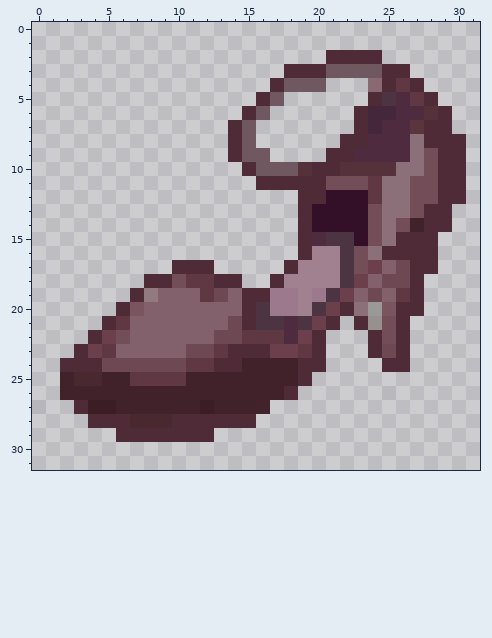
Pixel-art sprite: media/textures/item_FancyShoesRed.png. Above: the version before the commit.
The file is 32x32 pixels. Pixels under 10% opacity are left out. Colours within 5 levels of each other are drawn and written as one.
The same view after the edit:
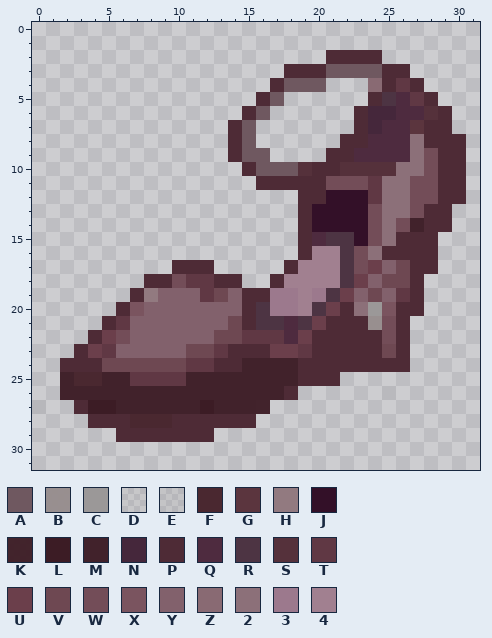
Palette (. is transparent): A #6f5860  B #988f8ffd  C #9b9898fe  D #9b9b9b21  E #9b9b9b30  F #4a2830  G #5b353e  H #927a80  J #331028  K #3c1c25f4  L #3c1c25  M #41222b  N #45273b  P #4e2b36  Q #4e2b3f  R #4d3443  S #55313b  T #603844  U #6b3f4b  V #6e4852  W #734d58  X #7a545f  Y #82616c  Z #896a73  2 #8c7079  3 #9c798d  4 #a18090
Difference:
y 21: x 22 . -> P
y 22..23: x 21..23 ... -> PPP
y 24: x 21..24 .... -> PPPP
y 25: x 20..21 .. -> PP
Changed places in both pictures, as pixel boxes (x1, y1, x2, y2):
added: (312, 316, 382, 386)
